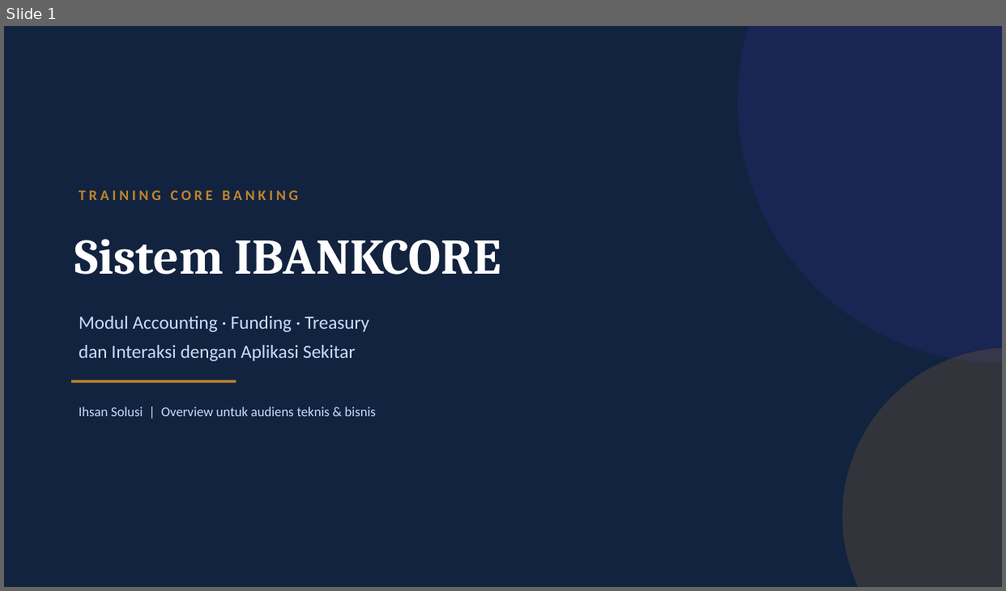
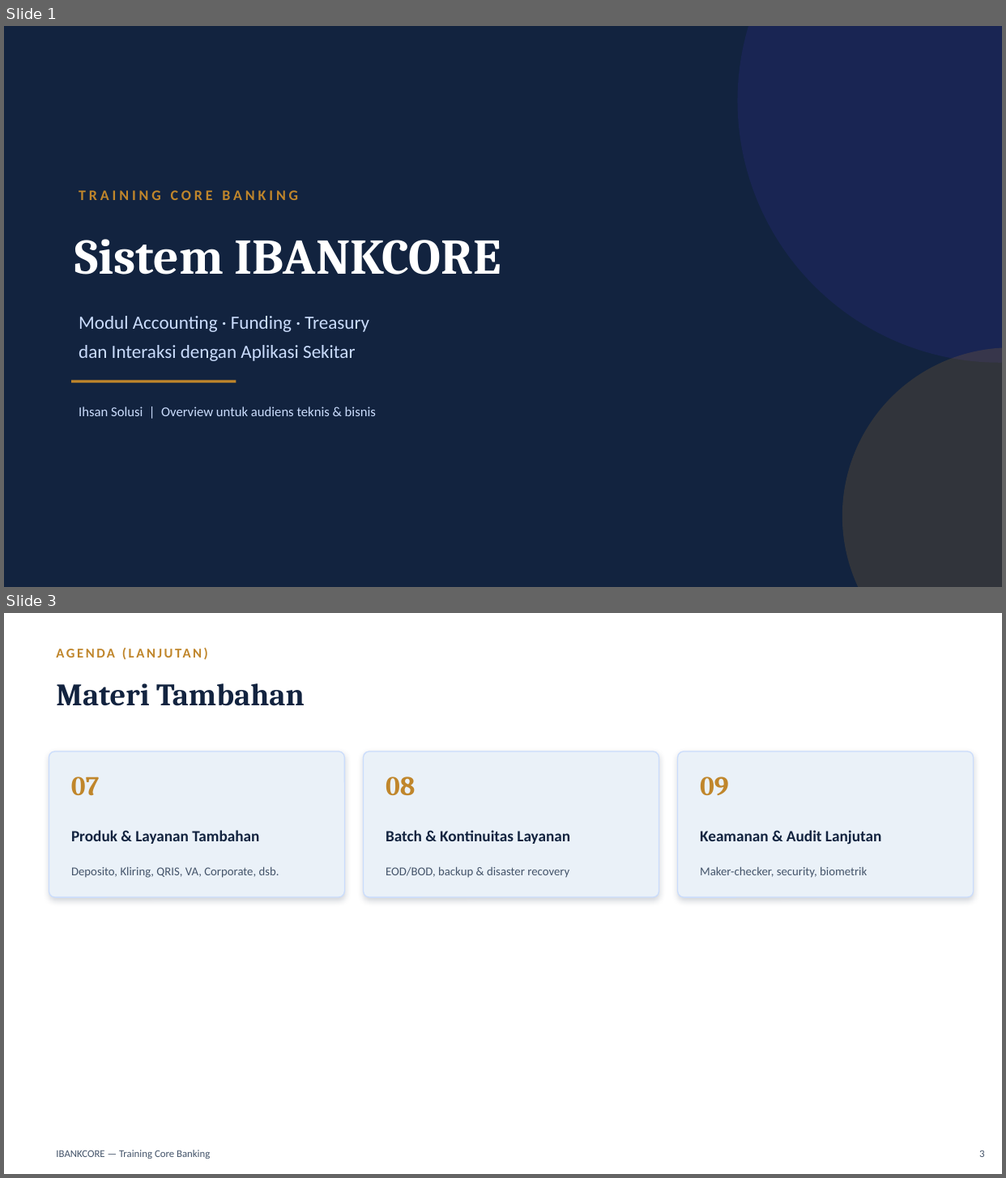
Before and after one commit to wisnu/ibankcore-training-materials, a slide deck: dist/materi_training_ibankcore.pptx. Shown one above the other, each under a label of ours: slide 1 before the commit, slides 1 and 3 after it; the slides between them are not shown. The pictures are 1006x591 and 1006x1178 pixels, drawn with LibreOffice and Linux fonts; fonts in the diff are those of the drawing. Boxes give left, top, right and bottom in pixels: in the first picture for what was removed or moved away, otherwise in the second. Text is boxed around its words. In the diff, an @@ line names an element or a change of style, - is before the commit and + after.

Commit message:
Add product/security/ops topics; rename Cash Management to Kas & Vault
Expand training materi/slides with additional topics discovered from
core/enterprise codebase: Deposito, Kliring, Teller/Counter, QRIS/VA,
Host-to-Host/REST API, Corporate Banking, CIF, Biller/Remittance, Dana
Haji, batch EOD/BOD, backup/DR, and maker-checker/security/audit.

Also rename the "Cash Management" module to "Kas & Vault (Teller/ATM)"
across diagrams, materi, and slides to avoid confusion with the
industry term "Cash Management System" (corporate CIF web portal),
which is a different thing from this internal physical-cash module.
Regenerate all diagram PNGs and rebuild dist/docx+pptx accordingly.

```diff
--- a/dist/materi_training_ibankcore.pptx
+++ b/dist/materi_training_ibankcore.pptx
@@ slide 3 added at (4,613,1002,1174), background #FFFFFF @@
@@ text added at (49,639,648,666), 13 pt, text #C0862B, bold @@
+AGENDA (LANJUTAN)
@@ text added at (56,683,305,706), 30 pt, text #12233F, bold @@
+Materi Tambahan
@@ rounded rectangle added at (49,752,345,897), fill #EAF1F8, outline #CADCFC 1 pt @@
@@ rounded rectangle added at (364,752,659,897), fill #EAF1F8, outline #CADCFC 1 pt @@
@@ rounded rectangle added at (678,752,974,897), fill #EAF1F8, outline #CADCFC 1 pt @@
@@ text added at (71,777,99,796), 26 pt, text #C0862B, bold @@
+07
@@ text added at (386,777,415,796), 26 pt, text #C0862B, bold @@
+08
@@ text added at (700,777,729,796), 26 pt, text #C0862B, bold @@
+09
@@ text added at (71,830,259,844), 15 pt, text #12233F, bold @@
+Produk & Layanan Tambahan
@@ text added at (386,830,570,844), 15 pt, text #12233F, bold @@
+Batch & Kontinuitas Layanan
@@ text added at (700,830,881,845), 15 pt, text #12233F, bold @@
+Keamanan & Audit Lanjutan
@@ text added at (71,867,279,878), 11.5 pt, text #44546A @@
+Deposito, Kliring, QRIS, VA, Corporate, dsb.
@@ text added at (386,867,569,878), 11.5 pt, text #44546A @@
+EOD/BOD, backup & disaster recovery
@@ text added at (700,867,867,878), 11.5 pt, text #44546A @@
+Maker-checker, security, biometrik
@@ text added at (56,1150,210,1159), 10 pt, text #44546A @@
+IBANKCORE — Training Core Banking
@@ text added at (979,1150,984,1157), 10 pt, text #44546A @@
+3
```
Also in this commit, not shown: 12 slides changed, 4 other slides added, 8 other files.
